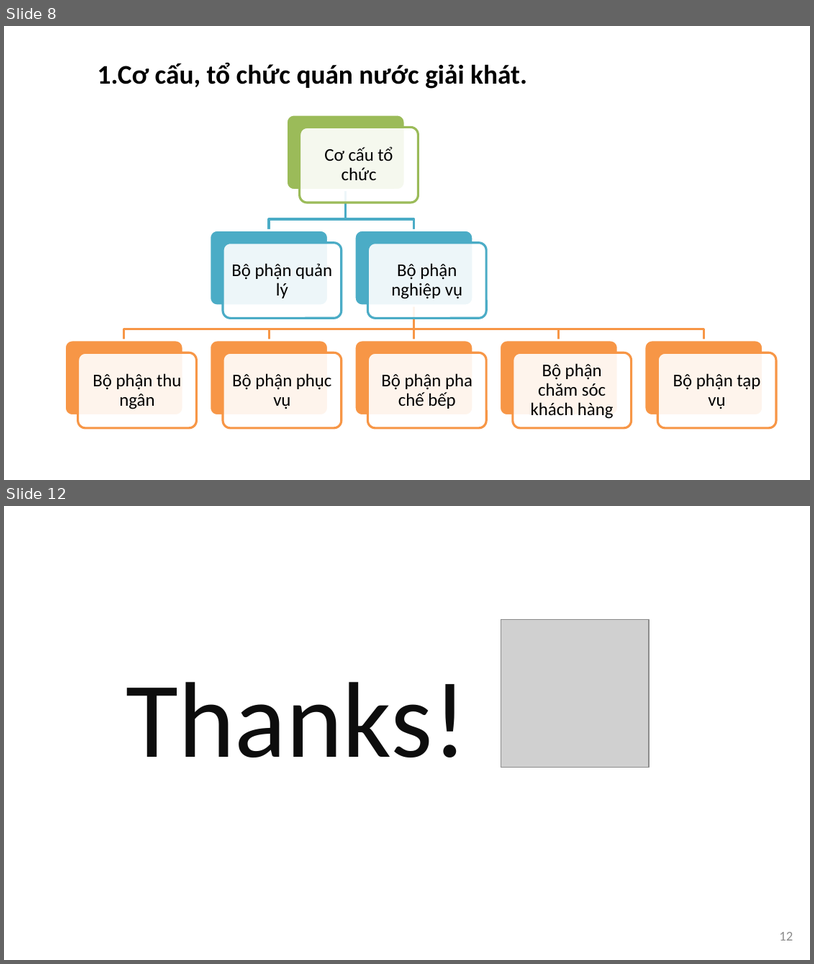
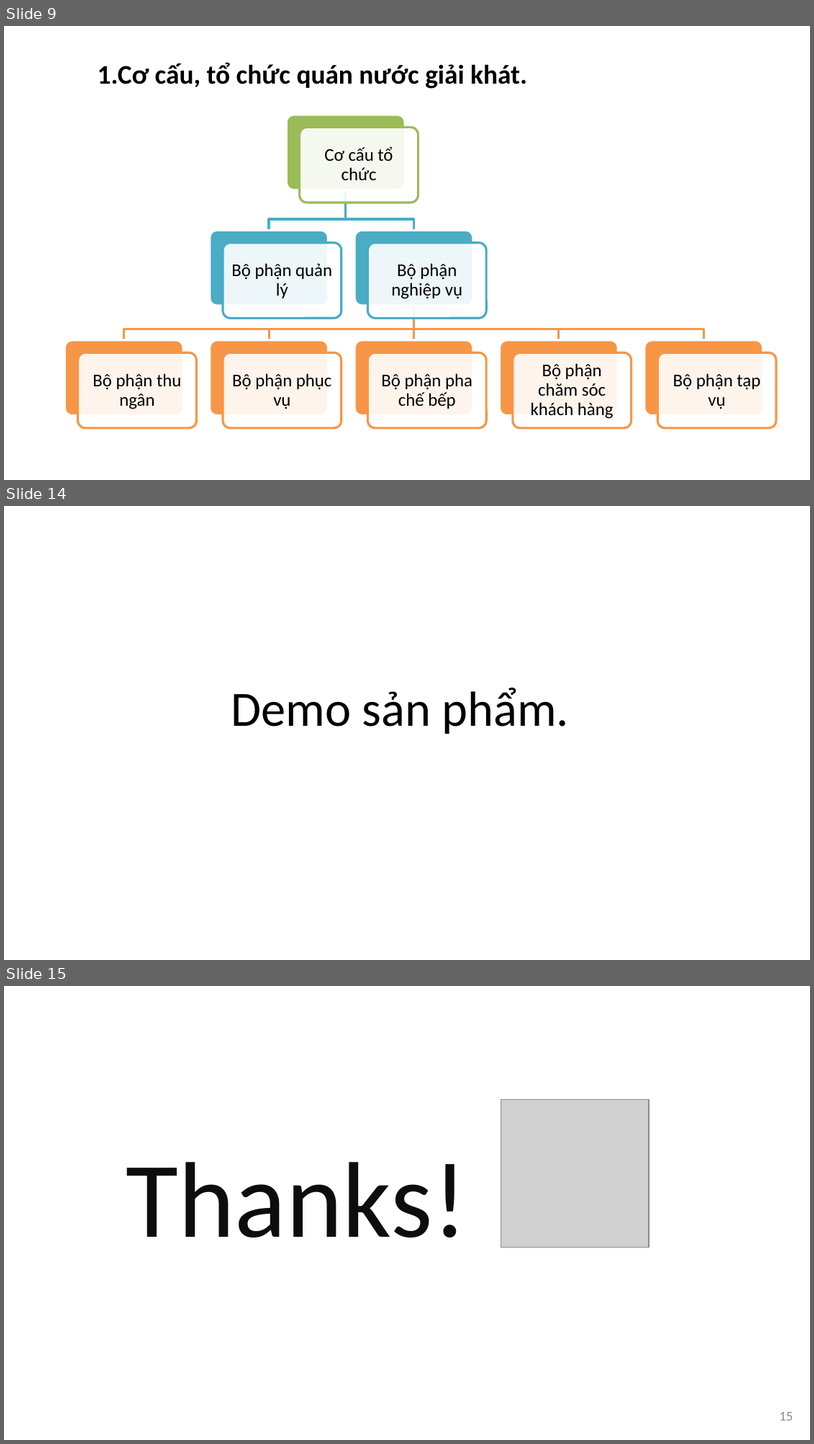
Before and after one commit to datduong97/Congnghephanmem, a slide deck: bccnpm2.pptx. Shown one above the other, each under a label of ours: slides 8 and 12 before the commit, slides 9, 14 and 15 after it; the slides between them are not shown. The pictures are 814x964 and 814x1444 pixels, drawn with LibreOffice and Linux fonts; fonts in the diff are those of the drawing; grey boxes stand for pictures; background and template pictures are left out. Boxes give left, top, right and bottom in pixels: in the first picture for what was removed or moved away, otherwise in the second. Text is boxed around its words. In the diff, an @@ line names an element or a change of style, - is before the commit and + after.

```diff
--- a/bccnpm2.pptx
+++ b/bccnpm2.pptx
@@ slide 14 added at <box>4,506,810,960</box>, background picture (left out) @@
@@ title added at <box>231,687,569,734</box>, 44 pt, text #000000 @@
+Demo sản phẩm.
@@ what was slide 8 is now slide 9 @@
@@ what was slide 12 is now slide 15 @@
@@ page number at <box>779,1412,793,1420</box>: text changed @@
-12
+15
```
Also in this commit, not shown: 6 slides changed, 2 other slides added, 3 slides removed, 4 other files.
